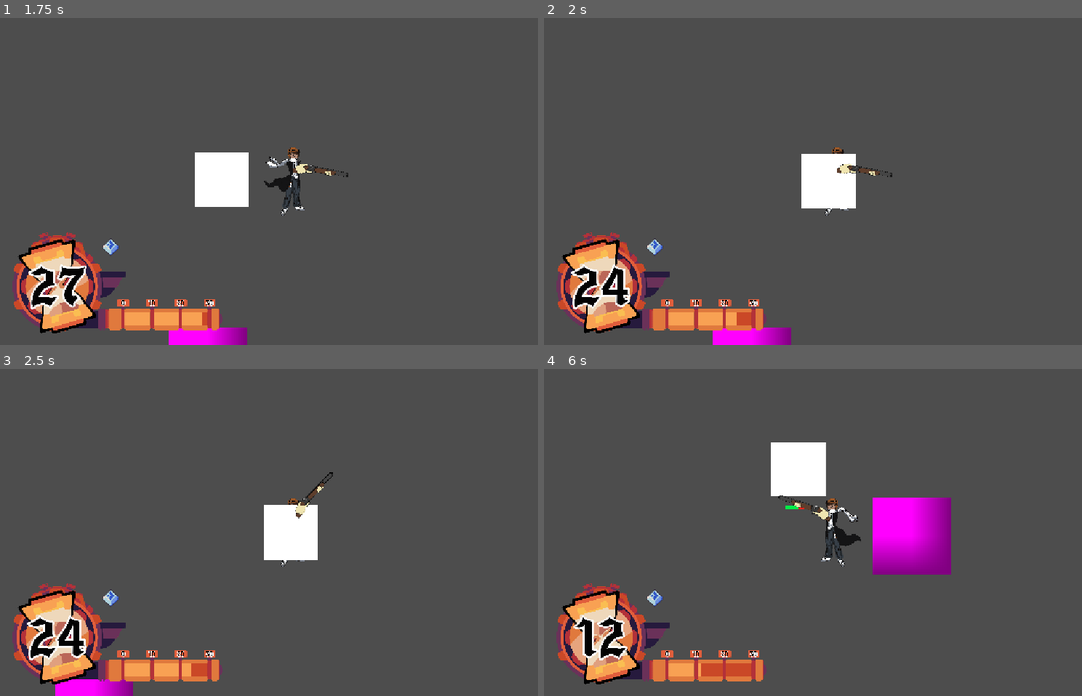
Above: before the commit, frames 1-4 (two rows, left to right).
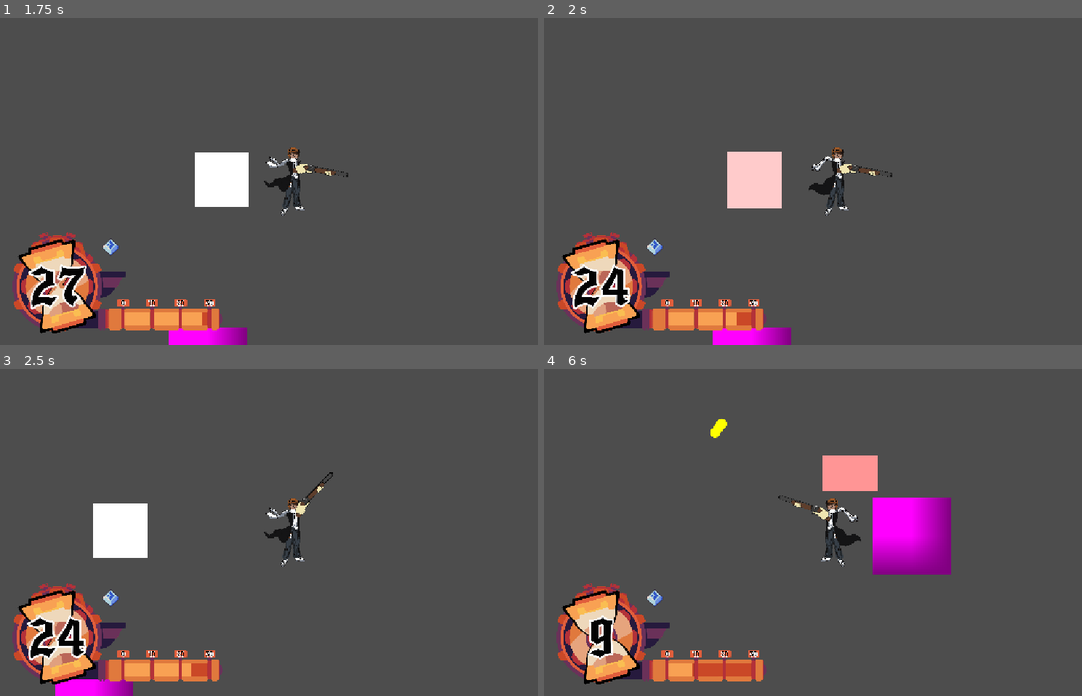
Above: after the commit, the same moments.

Repository: chiefpat450119/GMTK-2026
Game: Godot game, scene res://scenes/test/winter_test_scene.tscn
Two runs of this game, one before a commit and one after it. Both use one fixed random seed, a clock stepped at 60 frames per second and the inputs below. This scene is started directly instead of the project's main scene.
Inputs (mouse positions are in pixels of both pictures, inside the frame that each line leads up to):
- Up to frame 1 (1.75 s): tap Enter at 0.5 s; move the mouse to (419, 165) at 0.52 s; press the mouse at (419, 165) at 0.53 s; hold D (Right) 0.53-1.25 s; release the mouse at (419, 165) at 1.25 s; drag from (172, 197) to (527, 210) at 1.27 s
- Up to frame 2 (2 s): no input
- Up to frame 3 (2.5 s): move the mouse to (349, 460) at 2.02 s; hold D (Right) from 2.03 s (still down); tap U at 2.1 s
- Up to frame 4 (6 s): release D (Right) at 2.75 s; drag from (807, 597) to (662, 483) at 2.77 s; move the mouse to (1006, 581) at 3.52 s; hold A (Left) 3.53-4.25 s; tap Shift (Shift) at 3.6 s; drag from (662, 483) to (1044, 532) at 4.27 s; move the mouse to (861, 532) at 5.02 s; press the mouse at (861, 532) at 5.03 s; hold S (Down) 5.03-5.75 s; release the mouse at (861, 532) at 5.75 s; drag from (748, 450) to (716, 548) at 5.77 s

Frame 1 is identical in both runs. In frame 2, 3.3% of the frame differs, in the area x 34-58%, y 40-59%; in frame 3, 3.3%; in frame 4, 3.7%, in the area x 5-63%, y 15-94%.
Error before the commit: Invalid access to property or key 'contacted' on a base object of type 'null instance'. (res://scenes/entities/enemies/melee_enemy/melee_enemy.gd:23)

Commit message:
refactor: sand pickup
Replaced placeholder sand pile sprite with completed art

Made sand pickups scale in size based on sand amount

Diff:
--- a/scenes/entities/collectables/collectable_sand.gd
+++ b/scenes/entities/collectables/collectable_sand.gd
@@ -5,8 +5,11 @@
 ## seconds until the drop despawns on its own; <= 0 means never
 @export var despawn_time: float = -1.0
 
+@export var sprite : Sprite2D
+
 func set_pickup_amt(amt: float):
 	pickup_amt = amt
+	sprite.scale = Vector2(amt, amt)
 
 func _ready() -> void:
 	if despawn_time > 0:
--- a/scenes/entities/collectables/collectable_sand.tscn
+++ b/scenes/entities/collectables/collectable_sand.tscn
@@ -1,15 +1,14 @@
 [gd_scene format=3 uid="uid://bx52vm2hvi6ow"]
 
 [ext_resource type="Script" uid="uid://cskqiyhxakt2i" path="res://scenes/entities/collectables/collectable_sand.gd" id="1_xyk2u"]
-[ext_resource type="Texture2D" uid="uid://dli1aeqf48nl0" path="res://assets/placeholder_sand_drop.png" id="2_j2qwj"]
+[ext_resource type="Texture2D" uid="uid://dvitp8b68rv41" path="res://assets/sand drop.png" id="2_ydeas"]
 
-[node name="CollectableSand" type="Node2D" unique_id=607656599]
+[node name="CollectableSand" type="Node2D" unique_id=607656599 node_paths=PackedStringArray("sprite")]
 script = ExtResource("1_xyk2u")
+sprite = NodePath("Sprite2D")
 attract_duration = 0.25
 attract_trans = 1
 
 [node name="Sprite2D" type="Sprite2D" parent="." unique_id=1924927446]
 texture_filter = 1
-position = Vector2(1, -24.999996)
-scale = Vector2(3.375, 2.9375)
-texture = ExtResource("2_j2qwj")
+texture = ExtResource("2_ydeas")
--- a/scenes/entities/enemies/melee_enemy/melee_enemy.tscn
+++ b/scenes/entities/enemies/melee_enemy/melee_enemy.tscn
@@ -24,7 +24,7 @@
 decel_time = 0.15
 sprite = NodePath("Sprite2D")
 movement = NodePath("MovementComponent")
-atk = NodePath("")
+atk = NodePath("AtkComponent")
 hp = NodePath("HealthComponent")
 metadata/_custom_type_script = "uid://bpy0krfc3lfl3"
 
@@ -53,7 +53,6 @@
 atk_stat = ExtResource("6_4gxjr")
 hurtbox = NodePath("Area2D")
 contact_damage = 2.8125
-attack_interval = 1.0
 metadata/_custom_type_script = "uid://c1mak22ii3tpp"
 
 [node name="Area2D" type="Area2D" parent="AtkComponent" unique_id=955698249]
--- a/scenes/test/test_sand_pickup.gd
+++ b/scenes/test/test_sand_pickup.gd
@@ -12,4 +12,5 @@
 		cd.start()
 		CollectableManagerInstance.spawn_sand(
 			Player.instance.global_position
-			+ randf_range(200, 300) * Vector2.from_angle(randf_range(-180, 180)))
+			+ randf_range(200, 300) * Vector2.from_angle(randf_range(-180, 180)),
+			2)
Binary file added: assets/sand drop.png
Not shown, added: assets/sand drop.png.import
